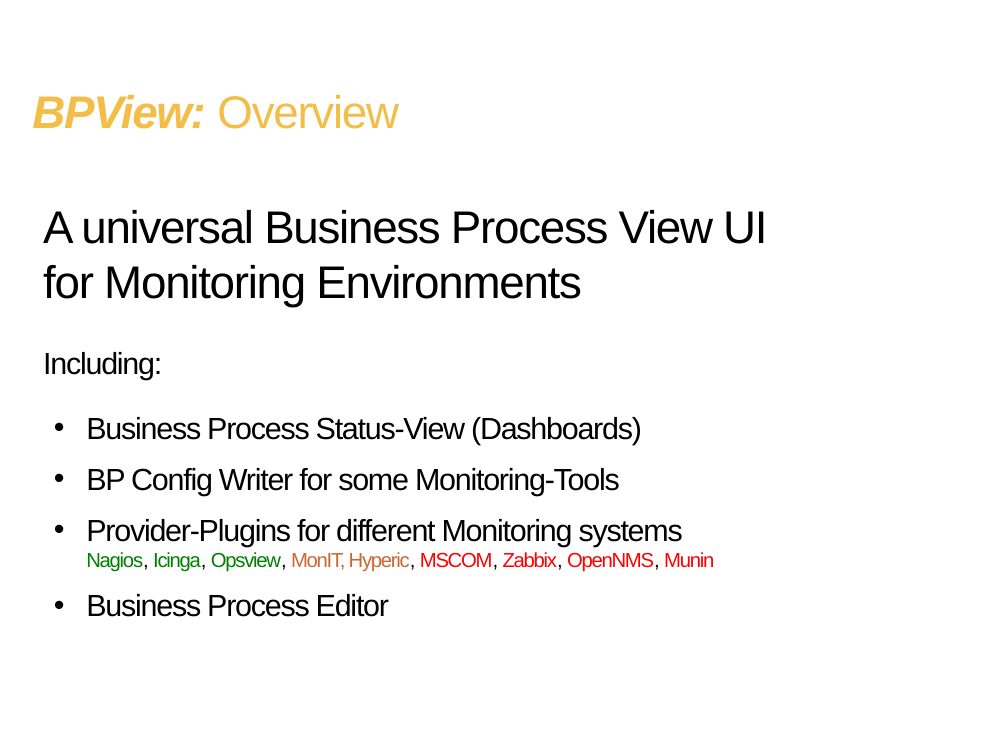
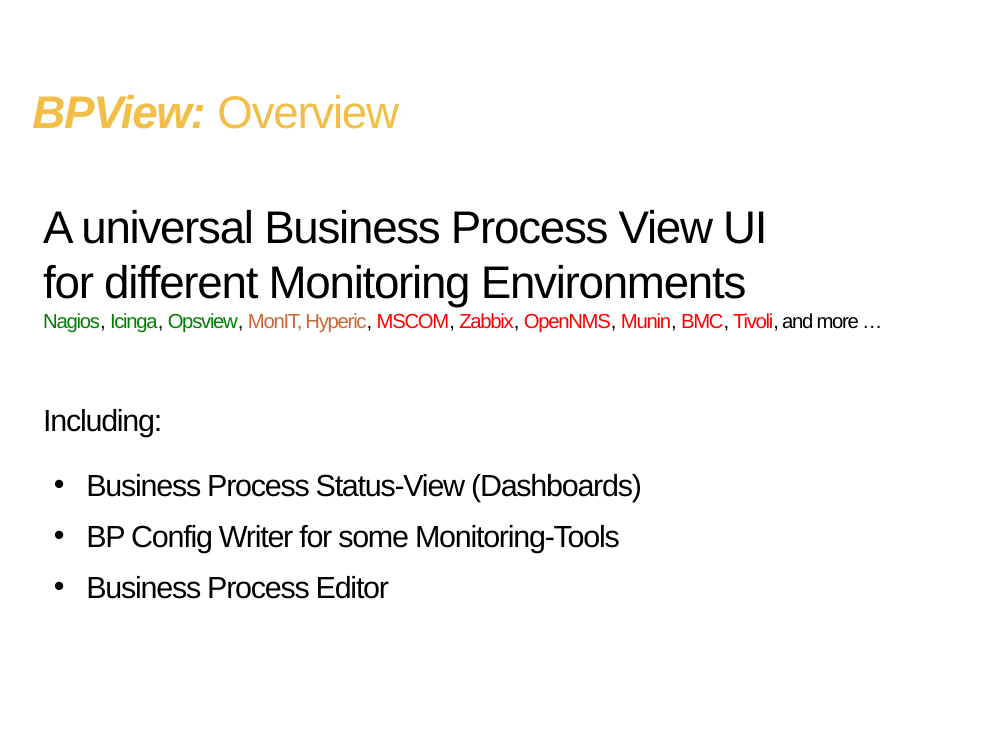
Before and after one commit to BPView/BPView, a slide deck: slide 2 of docs/BPView - The_Project.odp. Drawn at 1008x756 pixels with LibreOffice and Linux fonts; fonts in the diff are those of the drawing; background and template pictures are left out. Boxes give left, top, right and bottom in pixels: in the first picture for what was removed or moved away, otherwise in the second. Text is boxed around its words. In the diff, an @@ line names an element or a change of style, - is before the commit and + after.

```diff
--- a/docs/BPView - The_Project.odp
+++ b/docs/BPView - The_Project.odp
@@ text at (43,210,859,333): text changed; size 36 to 16 pt @@
-A universal Business Process View UI
-for Monitoring Environments
+A universal Business Process View UI
+for different Monitoring Environments
+Nagios, Icinga, Opsview, MonIT, Hyperic, MSCOM, Zabbix, OpenNMS, Munin, BMC, Tivoli, and more …
@@ text at (43,409,162,436): more space between paragraphs @@
@@ text at (86,519,714,572): paragraph removed @@
-  • Provider-Plugins for different Monitoring systems
-    Nagios, Icinga, Opsview, MonIT, Hyperic, MSCOM, Zabbix, OpenNMS, Munin
```
Also in this commit, not shown: 5 other slides changed, 1 slide added, 1 slide removed, 3 other files.
